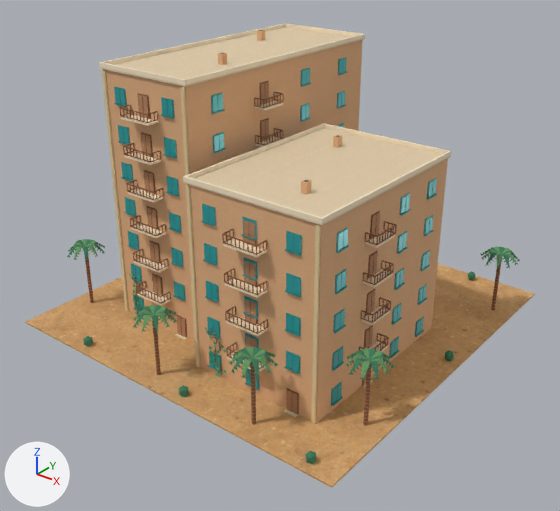
Two versions of the glTF model game/assets/desert-dreams-3d/175-blender.glb, one commit apart.
One viewpoint serves both versions: a camera (50 mm lens) standing at (54.1, -69.3, 50.2) and looking at (1.3, -3.3, 9.3). The axes (+X, +Y, +Z) are drawn at lower left. The lights are the same throughout. The picture after the commit comes second. Objects named as collision shapes, trigger or cutter boxes, shadow casters or lower levels of detail are left out. Vertices at exactly the same position are counted once.

The older version as bpy lines, for what is in view:
```python
ob_offset_flat_roof_balcony_apartments_apartment_trim = bpy.data.objects.new('offset-flat-roof-balcony-apartments apartment_trim', me_balcony_floor)
ob_offset_flat_roof_balcony_apartments_apartment_trim.location = (0.0, 0.0, 0.0)
ob_offset_flat_roof_balcony_apartments_foliage_002 = bpy.data.objects.new('offset-flat-roof-balcony-apartments foliage.002', me_palm_leaflets_002)
ob_offset_flat_roof_balcony_apartments_foliage_002.location = (0.0, 0.0, 0.0)
ob_offset_flat_roof_balcony_apartments_leaflight_002 = bpy.data.objects.new('offset-flat-roof-balcony-apartments leaflight.002', me_broad_faceted_palm_frond)
ob_offset_flat_roof_balcony_apartments_leaflight_002.location = (0.0, 0.0, 0.0)
ob_offset_flat_roof_balcony_apartments_wood = bpy.data.objects.new('offset-flat-roof-balcony-apartments wood', me_opening_surround_001)
ob_offset_flat_roof_balcony_apartments_wood.location = (0.0, 0.0, 0.0)
ob_offset_flat_roof_balcony_apartments_wood_light = bpy.data.objects.new('offset-flat-roof-balcony-apartments wood_light', me_recessed_opening_001)
ob_offset_flat_roof_balcony_apartments_wood_light.location = (0.0, 0.0, 0.0)
# also in view: 'offset-flat-roof-balcony-apartments glass.001' at (1.6, 1.2, 15.3); 'offset-flat-roof-balcony-apartments office_trim' at (0.5, 1.2, 27.2); 'offset-flat-roof-balcony-apartments wall • stucco' at (0.5, 1.2, 16.4); 'offset-flat-roof-balcony-apartments roof • stucco' at (0.5, 1.2, 26.8); 'offset-flat-roof-balcony-apartments sand • desert-sand' at (0.0, 0.0, 0.1)
```
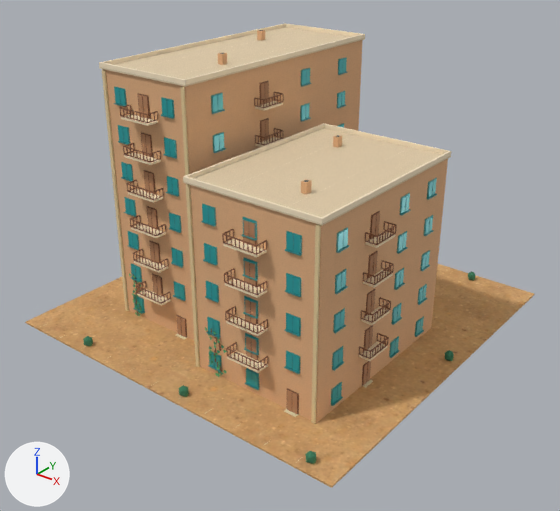
Where the change shows, as pixel boxes [x1, y1, x2, y2] in the pictures (560 x 511 px):
'offset-flat-roof-balcony-apartments wood', reshaped (34% narrower)
    before: [84, 81, 502, 425]
    after: [120, 81, 397, 414]
'offset-flat-roof-balcony-apartments wood_light', reshaped (42% narrower)
    before: [85, 82, 501, 426]
    after: [138, 82, 380, 414]
'offset-flat-roof-balcony-apartments foliage.002', reshaped (13% narrower, 15% shorter)
    before: [67, 239, 520, 463]
    after: [83, 272, 475, 463]
'offset-flat-roof-balcony-apartments leaflight.002', reshaped (14% narrower, 17% shorter)
    before: [69, 239, 518, 464]
    after: [89, 278, 475, 464]
part 1 of me_palm_leaflets_002, deleted
    before: [67, 239, 520, 380]
part 2 of me_broad_faceted_palm_frond, deleted
    before: [69, 239, 518, 380]
part 3 of me_opening_surround_001, deleted
    before: [84, 254, 502, 425]
part 4 of me_recessed_opening_001, deleted
    before: [85, 258, 501, 426]

Edits to the bpy script that builds the scene:
```text
Change me_palm_leaflets_002:
    used by ob_offset_flat_roof_balcony_apartments_foliage_002; location = (0.0, 0.0, 0.0)
    remove me_palm_leaflets_002.from_pydata(...)  # 798 vertices, 680 faces; spans x -23.8..23.4, y -23.5..22.5, z 0.0..9.4
    add me_palm_leaflets_002.from_pydata(...)  # 192 vertices, 320 faces; spans x -22.5..22.5, y -22.5..22.5, z 0.0..1.5
    me_palm_leaflets_002 part 1: 126 loose pieces with 606 vertices, spanning x -23.8..23.4, y -23.5..18.5, z 7.0..9.4, are deleted
Change me_broad_faceted_palm_frond:
    used by ob_offset_flat_roof_balcony_apartments_leaflight_002; location = (0.0, 0.0, 0.0)
    remove me_broad_faceted_palm_frond.from_pydata(...)  # 702 vertices, 520 faces; spans x -23.3..23.5, y -23.6..22.3, z 0.0..9.4
    add me_broad_faceted_palm_frond.from_pydata(...)  # 96 vertices, 160 faces; spans x -22.1..22.5, y -22.2..22.3, z 0.0..0.8
    me_broad_faceted_palm_frond part 2: 126 loose pieces with 606 vertices, spanning x -23.3..23.5, y -23.6..18.6, z 7.2..9.4, are deleted
Change me_opening_surround_001:
    used by ob_offset_flat_roof_balcony_apartments_wood; location = (0.0, 0.0, 0.0)
    remove me_opening_surround_001.from_pydata(...)  # 4028 vertices, 6072 faces; spans x -21.2..21.2, y -21.2..19.7, z 0.0..29.2
    add me_opening_surround_001.from_pydata(...)  # 3920 vertices, 5880 faces; spans x -14.0..18.5, y -18.6..19.7, z 0.1..29.2
    me_opening_surround_001 part 3: 6 loose pieces with 108 vertices, spanning x -21.2..21.2, y -21.2..16.2, z 0.0..8.8, are deleted
Change me_recessed_opening_001:
    used by ob_offset_flat_roof_balcony_apartments_wood_light; location = (0.0, 0.0, 0.0)
    remove me_recessed_opening_001.from_pydata(...)  # 2142 vertices, 3748 faces; spans x -21.2..21.2, y -21.2..19.6, z 0.2..29.1
    add me_recessed_opening_001.from_pydata(...)  # 216 vertices, 324 faces; spans x -13.9..17.1, y -17.2..19.6, z 0.2..29.1
    me_recessed_opening_001 part 4: 107 loose pieces with 1926 vertices, spanning x -21.2..21.2, y -21.2..16.2, z 0.2..8.4, are deleted
```
